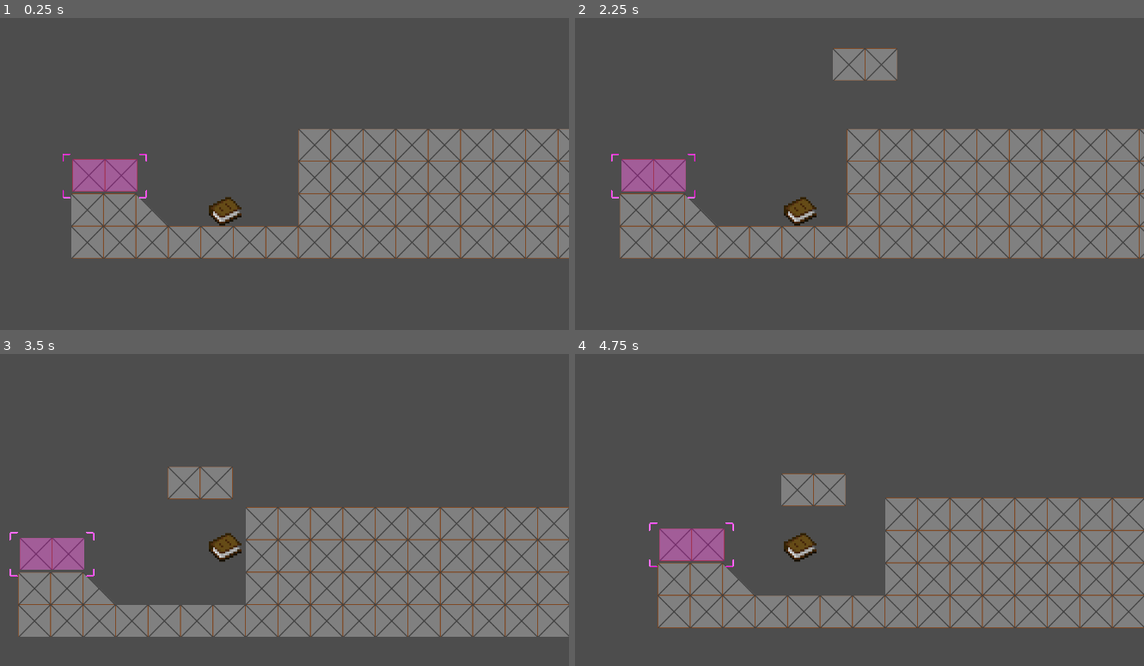
Above: before the commit, frames 1-4 (two rows, left to right).
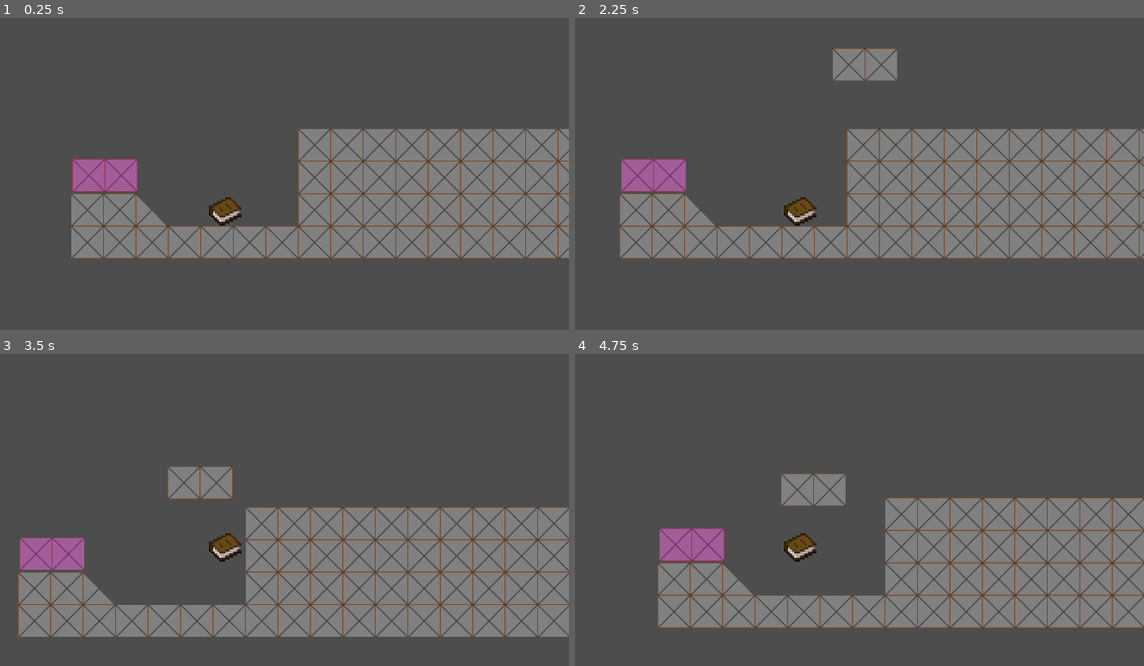
Above: after the commit, the same moments.

Repository: Arti-Dev/LucidNightmaresDemo
Game: Godot game, scene res://scenes/level.tscn
Two runs of this game, one before a commit and one after it. Both use one fixed random seed, a clock stepped at 60 frames per second and the inputs below.
Inputs:
- Up to frame 1 (0.25 s): no input
- Up to frame 2 (2.25 s): tap Enter at 0.5 s; hold D (PlayerRight) 0.53-2.03 s; tap Q (Q) at 0.6, 2.1 s; tap Space (PlayerJump) at 0.77, 1.52 s; tap Tab (Tab) at 1.35 s; hold A (PlayerLeft) from 2.03 s (still down)
- Up to frame 3 (3.5 s): release A (PlayerLeft) at 2.78 s; hold D (PlayerRight) from 2.78 s (still down); tap Tab (Tab) at 2.85 s; tap Space (PlayerJump) at 3.02 s
- Up to frame 4 (4.75 s): tap Q (Q) at 3.6 s; tap Space (PlayerJump) at 3.77, 4.52 s; release D (PlayerRight) at 4.28 s; hold A (PlayerLeft) from 4.28 s (still down); tap Tab (Tab) at 4.35 s

The runs differ from the first frame. In frame 1, less than 0.1% of the frame differs, in the area x 11-26%, y 43-58%; in frame 2, less than 0.1%; in frame 3, less than 0.1%; in frame 4, less than 0.1%, in the area x 12-28%, y 53-69%.
Error after the commit: Parse Error: The member "marker" already exists in parent class TelekineticObject. (res://scripts/free_tile.gd:4)

Commit message:
Rename tele object to TelekineticController

Diff:
--- /dev/null
+++ b/scenes/telekinetic_controller.tscn
@@ -0,0 +1,6 @@
+[gd_scene load_steps=2 format=3 uid="uid://cxh7i4lobt6gx"]
+
+[ext_resource type="Script" path="res://scripts/telekinetic_controller.gd" id="1_2w034"]
+
+[node name="TelekineticController" type="Node2D"]
+script = ExtResource("1_2w034")
--- a/scripts/telekinetic_object.gd
+++ b/scripts/telekinetic_controller.gd
@@ -3,9 +3,15 @@
 
 var is_selected: bool = false
 @export var is_enabled: bool = true
+@export var marker: Control = null
 
 func set_enabled(boo: bool):
 	is_enabled = boo
 
 func set_selected(boo: bool):
 	is_selected = boo
+	if marker != null:
+		if boo:
+			marker.visible = true
+		else:
+			marker.visible = false
